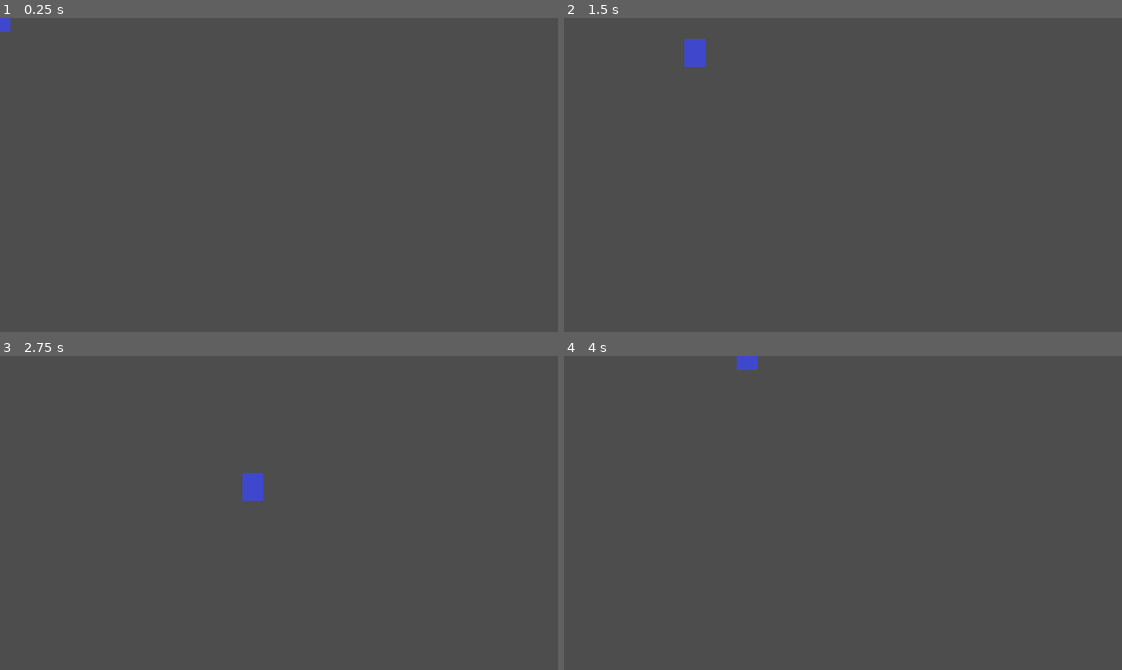
Above: before the commit, frames 1-4 (two rows, left to right).
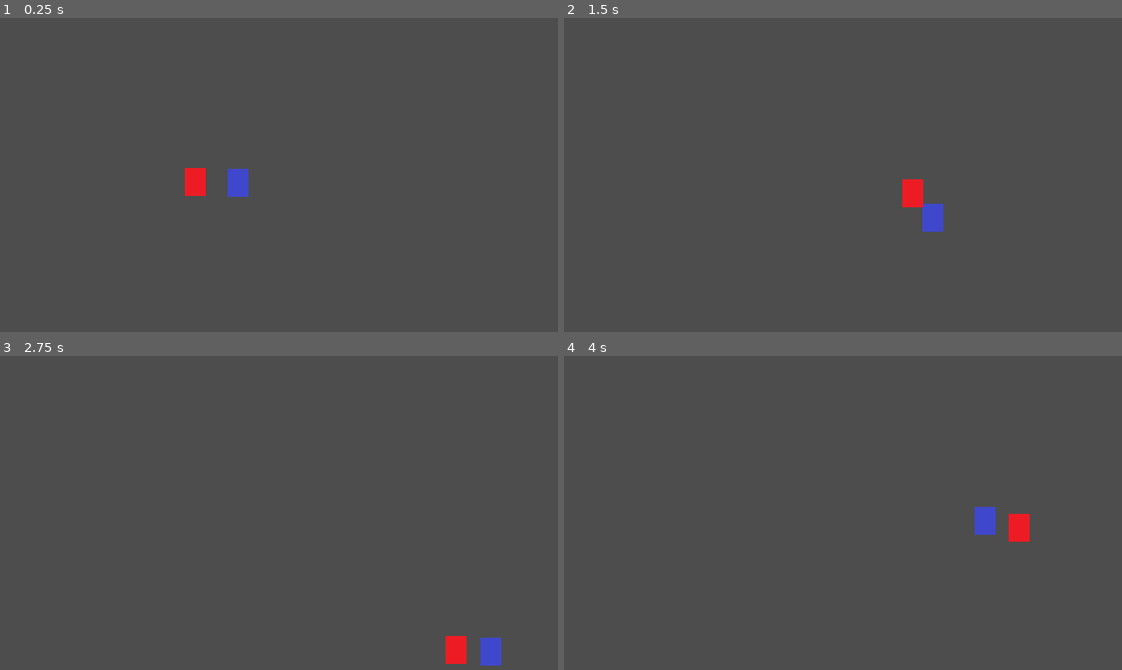
Above: after the commit, the same moments.

Repository: yuval9500/Guido
Game: Godot game, scene res://TestLevel/Scenes/test_level.tscn
Same seed, same stepped clock (60 frames per second), same inputs: the game is played once before the commit and once after it. Before the commit the project starts from res://Player/Scenes/player.tscn.
Inputs:
- Up to frame 1 (0.25 s): no input
- Up to frame 2 (1.5 s): hold Right (right) 0.53-1.28 s; hold Down (down) from 1.28 s (still down)
- Up to frame 3 (2.75 s): release Down (down) at 2.03 s; hold Right (right) from 2.03 s (still down)
- Up to frame 4 (4 s): release Right (right) at 2.78 s; hold Up (up) 2.78-3.53 s; hold Left (left) from 3.53 s (still down)

The runs differ from the first frame. In frame 1, 0.8% of the frame differs, in the area x 0-45%, y 0-57%; in frame 2, 1.0%; in frame 3, 1.0%, in the area x 43-90%, y 37-99%; in frame 4, 0.8%.

Commit message:
Companion following player + test level

Diff:
--- /dev/null
+++ b/Player/Scenes/companion.tscn
@@ -0,0 +1,16 @@
+[gd_scene load_steps=4 format=3 uid="uid://b8vyq8toh8r5q"]
+
+[ext_resource type="Script" path="res://Player/Scripts/Companion_Script.gd" id="1_p2vri"]
+[ext_resource type="Texture2D" uid="uid://bb34nkeo08nuc" path="res://Player/Sprites/Companion_Sprite.png" id="1_uorac"]
+
+[sub_resource type="RectangleShape2D" id="RectangleShape2D_44epb"]
+
+[node name="Companion" type="CharacterBody2D"]
+script = ExtResource("1_p2vri")
+
+[node name="CollisionShape2D" type="CollisionShape2D" parent="."]
+shape = SubResource("RectangleShape2D_44epb")
+disabled = true
+
+[node name="Companion_Sprite" type="Sprite2D" parent="."]
+texture = ExtResource("1_uorac")
--- /dev/null
+++ b/Player/Scripts/Companion_Script.gd
@@ -0,0 +1,27 @@
+extends CharacterBody2D
+
+var target: Player_Script
+var speed
+
+# Called when the node enters the scene tree for the first time.
+func _ready() -> void:
+	target = $"../Player"
+	speed = target.speed
+
+# Called every frame. 'delta' is the elapsed time since the previous frame.
+func _physics_process(_delta: float) -> void:
+	calculate_velocity()
+
+	#animation?
+
+	move_and_slide()
+
+func calculate_velocity():
+	var distanceToTarget = 40
+	var targetPosition = target.position
+
+	if (position.distance_to(targetPosition) > distanceToTarget):
+		var direction = (targetPosition - position).normalized()
+		velocity = direction * speed
+	else:
+		velocity = Vector2.ZERO
--- a/Player/Scripts/Player_Script.gd
+++ b/Player/Scripts/Player_Script.gd
@@ -1,11 +1,15 @@
 extends CharacterBody2D
 
-@export var speed = 400
+class_name Player_Script
+
+@export var speed = 400:
+	get:
+		return speed
+
+func _physics_process(_delta):
+	get_input()
+	move_and_slide()
 
 func get_input():
 	var input_direction = Input.get_vector("left", "right", "up", "down")
 	velocity = input_direction * speed
-
-func _physics_process(_delta):
-	get_input()
-	move_and_slide()
--- /dev/null
+++ b/TestLevel/Scenes/test_level.tscn
@@ -0,0 +1,12 @@
+[gd_scene load_steps=3 format=3 uid="uid://8jq6rkieofgp"]
+
+[ext_resource type="PackedScene" uid="uid://cjal7htsu6nmm" path="res://Player/Scenes/player.tscn" id="1_pdwvv"]
+[ext_resource type="PackedScene" uid="uid://b8vyq8toh8r5q" path="res://Player/Scenes/companion.tscn" id="2_l8sjk"]
+
+[node name="TestLevel" type="Node2D"]
+
+[node name="Player" parent="." instance=ExtResource("1_pdwvv")]
+position = Vector2(273, 189)
+
+[node name="Companion" parent="." instance=ExtResource("2_l8sjk")]
+position = Vector2(174, 186)
--- a/project.godot
+++ b/project.godot
@@ -11,7 +11,7 @@
 [application]
 
 config/name="Guido"
-run/main_scene="res://Player/Scenes/player.tscn"
+run/main_scene="res://TestLevel/Scenes/test_level.tscn"
 config/features=PackedStringArray("4.3", "Mobile")
 config/icon="res://icon.svg"
 
